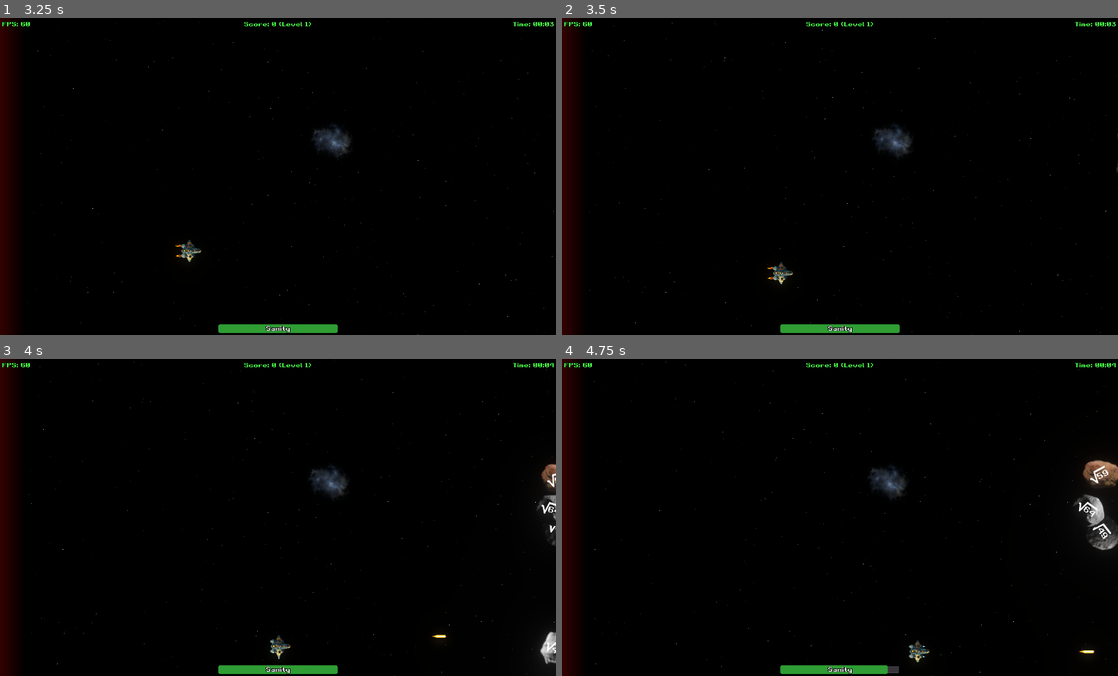
Above: before the commit, frames 1-4 (two rows, left to right).
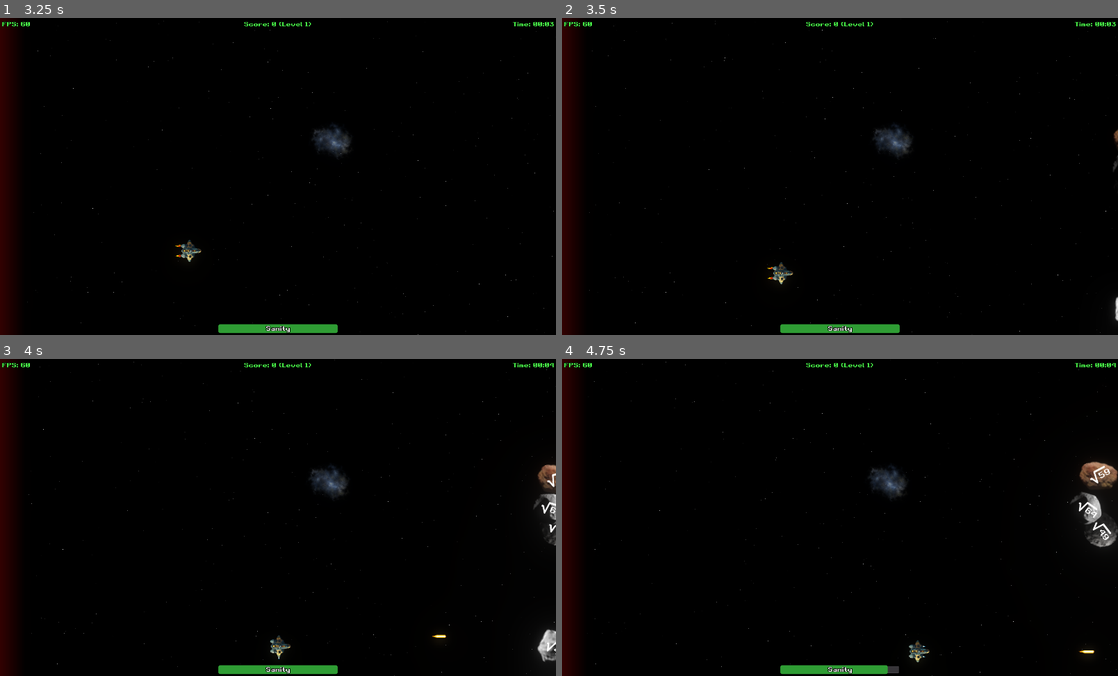
Above: after the commit, the same moments.

Repository: gingerr/ggj-2023-roots-one
Game: Godot game, scene res://MainMenu.tscn
The game is run twice, just before and just after one commit, with the same random seed, the same clock (stepped at 60 frames per second) and the same inputs.
Inputs:
- Up to frame 1 (3.25 s): click "New Game" at 0.5 s; tap Enter at 1.25 s; hold Right (ui_right) 1.28-2.03 s; tap Space at 1.52, 2.27 s; hold Down (ui_down) 2.03-2.78 s; hold Right (ui_right) from 2.78 s (still down)
- Up to frame 2 (3.5 s): keep holding Right (ui_right)
- Up to frame 3 (4 s): release Right (ui_right) at 3.53 s; hold Up (ui_up) from 3.53 s (still down); tap Space at 3.77 s
- Up to frame 4 (4.75 s): release Up (ui_up) at 4.28 s; hold Left (ui_left) from 4.28 s (still down); tap Space at 4.52 s

Frame 1 is identical in both runs. In frame 2, less than 0.1% of the frame differs, in the area x 99-100%, y 35-96%; in frame 3, 0.5%; in frame 4, 0.7%, in the area x 91-100%, y 31-61%.

Commit message:
.

Diff:
--- a/EnemyRoot.tscn
+++ b/EnemyRoot.tscn
@@ -17,24 +17,25 @@
 script = ExtResource( 6 )
 
 [node name="Asteroid" type="Sprite" parent="."]
-position = Vector2( 185, 10 )
 scale = Vector2( 38.125, 35.4167 )
 texture = ExtResource( 4 )
 script = ExtResource( 5 )
 
 [node name="Label" type="Label" parent="."]
-margin_left = -128.0
+margin_left = -228.0
 margin_top = -232.0
-margin_right = 894.0
+margin_right = 794.0
 margin_bottom = 405.0
 custom_fonts/font = SubResource( 4 )
 text = "196"
+align = 1
 
 [node name="Sprite" type="Sprite" parent="."]
 scale = Vector2( 10, 10 )
 texture = ExtResource( 3 )
 
 [node name="CollisionPolygon2D" type="CollisionPolygon2D" parent="."]
+position = Vector2( -160, -40 )
 polygon = PoolVector2Array( -640, -180, -480, -540, 140, -740, 660, -560, 1000, -160, 900, 380, 520, 740, -240, 700, -620, 360 )
 
 [node name="BehaviorHovering" type="Node" parent="."]
